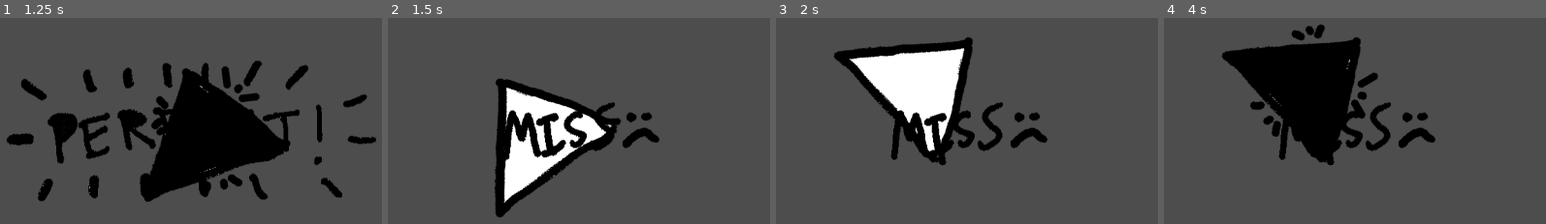
Above: before the commit, frames 1-4 (left to right).
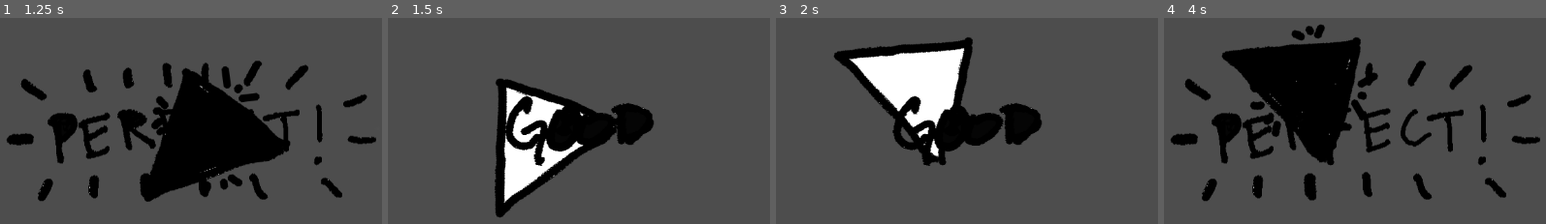
Above: after the commit, the same moments.

Repository: s0rta/i_have_yet_to_grasp_the_skill_of_comedic_timing
Game: Godot game, scene res://conductor.tscn
The game is run twice, just before and just after one commit, with the same random seed, the same clock (stepped at 60 frames per second) and the same inputs. Sound files missing from this copy of the repository are replaced by a short silence.
Inputs:
- Up to frame 1 (1.25 s): tap Enter at 0.5 s; hold Space (space) from 0.53 s (still down)
- Up to frame 2 (1.5 s): release Space (space) at 1.28 s; tap Space (space) at 1.35 s
- Up to frame 3 (2 s): no input
- Up to frame 4 (4 s): hold Space (space) 2.03-2.78 s; tap Space (space) at 2.85 s; hold Space (space) from 3.53 s (still down)

Frame 1 is identical in both runs. In frame 2, 5.3% of the frame differs, in the area x 30-72%, y 37-72%; in frame 3, 5.0%; in frame 4, 8.7%, in the area x 1-99%, y 20-89%.

Commit message:
Attempts debouncing in judge.

Diff:
--- a/Conductor.gd
+++ b/Conductor.gd
@@ -45,14 +45,10 @@
 	$StartTimer.wait_time = sec_per_beat
 	$StartTimer.start()
 
-func closest_beat(nth):
-	closest = int(round((song_position / sec_per_beat) / nth) * nth)
+func closest_beat():
+	closest = int(round((song_position / sec_per_beat)))
 	time_off_beat = abs(closest * sec_per_beat - song_position)
 	return Vector2(closest, time_off_beat)
-
-func get_time_off_beat():
-	var closest_beat = closest_beat(song_position_in_beats)
-	return closest_beat[1]
 
 func play_from_beat(beat, offset):
 	play()
--- a/Judge.gd
+++ b/Judge.gd
@@ -5,6 +5,7 @@
 @onready var conductor = %Conductor
 # Measures how easy this judge is going to be on the player, on a scale of 0-1, with higher being easier
 var permissiveness = 0.99
+var last_beat_for_input_received = 0
 
 enum Score {
 	PERFECT,
@@ -21,8 +22,18 @@
 func _process(delta):
 	pass
 
-func score_input(input) -> Score:
-	var time_off_beat = conductor.get_time_off_beat()
+func score_input(input):
+	# TODO CWS: this is not correctly ignoring input for beats already scored
+	var closest_beat_tuple = conductor.closest_beat()
+	var closest_beat = closest_beat_tuple[0]
+	var time_off_beat = closest_beat_tuple[1]
+
+	if closest_beat == last_beat_for_input_received:
+		pass
+
+	last_beat_for_input_received = closest_beat
+	print("Scoring beat ", closest_beat)
+
 	return _score_time(time_off_beat)
 
 func _score_time(time_off_beat) -> Score:
--- a/Loop.gd
+++ b/Loop.gd
@@ -1,6 +1,5 @@
 extends Node
 
-@onready var conductor = %Conductor
 @onready var judge = %Judge
 
 func _input(event):
@@ -8,7 +7,6 @@
 	if event is InputEventKey and event.keycode == 32:
 		var score = judge.score_input(event)
 		%ScoreBoard.set_score_display(score)
-
 
 # Called when the node enters the scene tree for the first time.
 func _ready():
